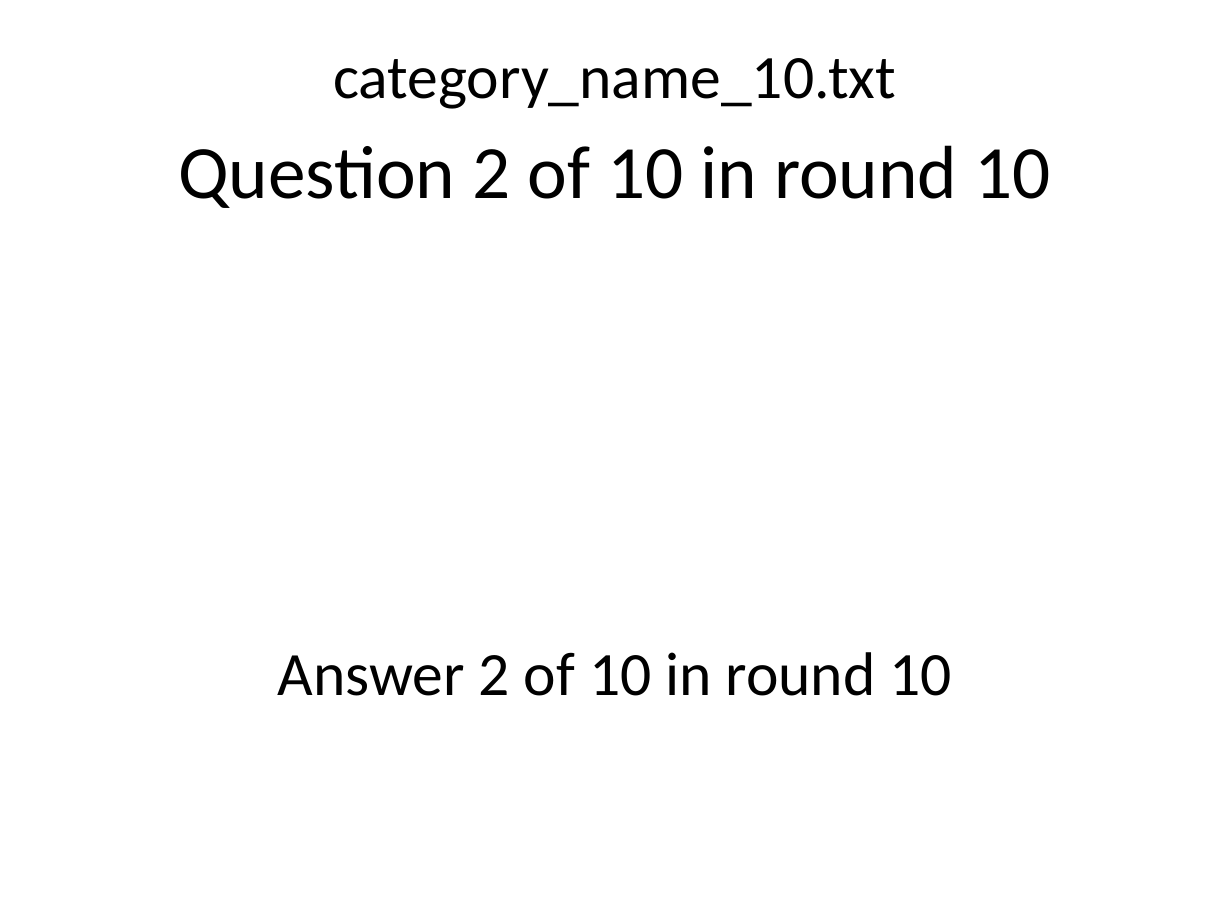
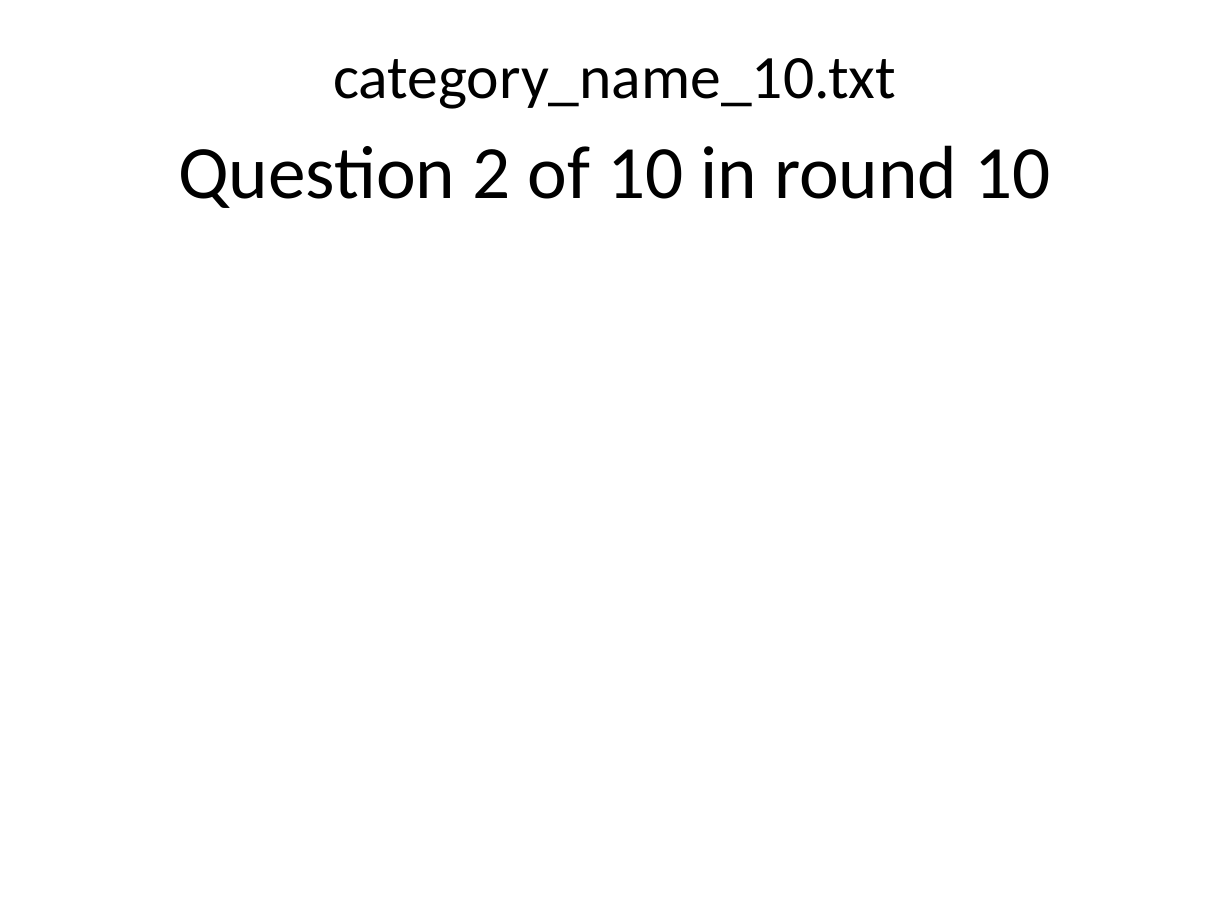
Before and after one commit to Maryville-SP2018-ISYS-320-1M/trivia-night-creator-bwilliams8, a slide deck: slide 111 of TriviaNight.pptx (slide 102 before the commit). Drawn at 1232x924 pixels with LibreOffice and Linux fonts; fonts in the diff are those of the drawing. Boxes give left, top, right and bottom in pixels: in the first picture for what was removed or moved away, otherwise in the second. Text is boxed around its words. In the diff, an @@ line names an element or a change of style, - is before the commit and + after.

Commit message:
Completed first assignment
Answer slides are at the end.

```diff
--- a/TriviaNight.pptx
+++ b/TriviaNight.pptx
@@ text removed at [278,652,952,696] @@
-Answer 2 of 10 in round 10
```
Also in this commit, not shown: 99 other slides changed, 10 slides added, 2 other files.
